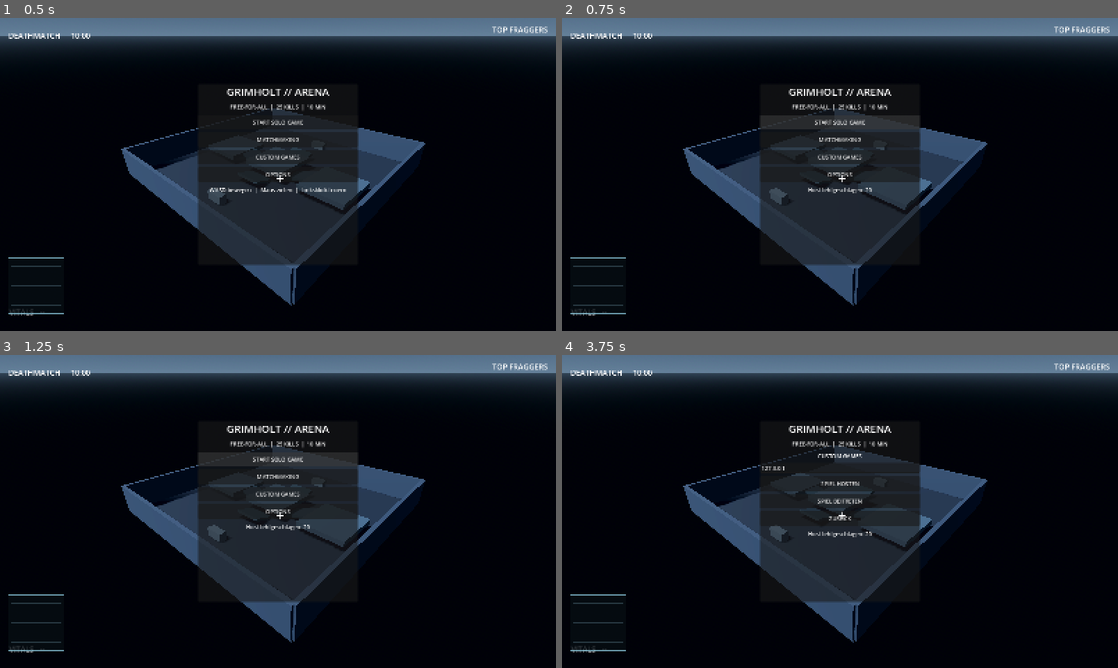
Above: before the commit, frames 1-4 (two rows, left to right).
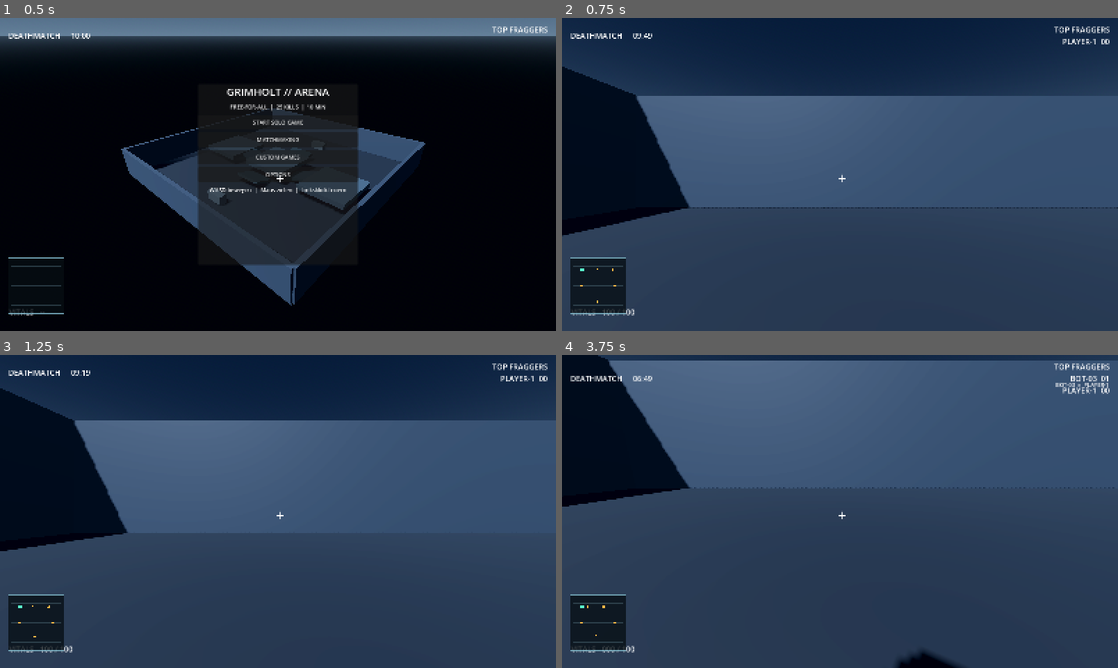
Above: after the commit, the same moments.

Repository: HazelTheSquirrel/Grimholt-Test
Game: Godot game, scene res://scenes/main.tscn
Two runs of this game, one before a commit and one after it. Both use one fixed random seed, a clock stepped at 60 frames per second and the inputs below.
Inputs (mouse positions are in pixels of both pictures, inside the frame that each line leads up to):
- Up to frame 1 (0.5 s): no input
- Up to frame 2 (0.75 s): click "START SOLO GAME" at 0.5 s
- Up to frame 3 (1.25 s): no input
- Up to frame 4 (3.75 s): click (840, 458) at 1.25 s, where only the run before the commit has a clickable "START SOLO GAME"; click (840, 477) at 2 s, where only the run before the commit has a clickable "MATCHMAKING"; click (840, 480) at 2.75 s, where only the run before the commit has a clickable "ZURÜCK"; click (840, 492) at 3.5 s, where only the run before the commit has a clickable "CUSTOM GAMES"

Frame 1 is identical in both runs. In frame 2, 85% of the frame differs, in the area x 0-100%, y 0-100%; in frame 3, 85%; in frame 4, 86%.

Commit message:
Add true offline solo match start

Diff:
--- a/Grimholt/scripts/shooter/main.gd
+++ b/Grimholt/scripts/shooter/main.gd
@@ -276,8 +276,26 @@
 	hud_layer.add_child(minimap)
 
 func _on_training_pressed() -> void:
-	status_label.text = "TRAINING WIRD GESTARTET ..."
-	host_game()
+	start_solo_game()
+
+func start_solo_game() -> void:
+	if _has_active_network_peer():
+		status_label.text = "Bitte zuerst die bestehende Verbindung trennen."
+		return
+	multiplayer.multiplayer_peer = OfflineMultiplayerPeer.new()
+	players.clear()
+	bots.clear()
+	scores.clear()
+	last_positions.clear()
+	last_position_times.clear()
+	for child in get_children():
+		if child is CharacterBody3D:
+			child.queue_free()
+	_start_match()
+	_spawn_player(1)
+	for i in range(BOT_COUNT):
+		_spawn_bot(i + 1000)
+	status_label.text = "SOLO MATCH // OFFLINE MIT %d BOTS" % BOT_COUNT
 
 func _on_host_pressed() -> void:
 	status_label.text = "SERVER WIRD GESTARTET ..."
